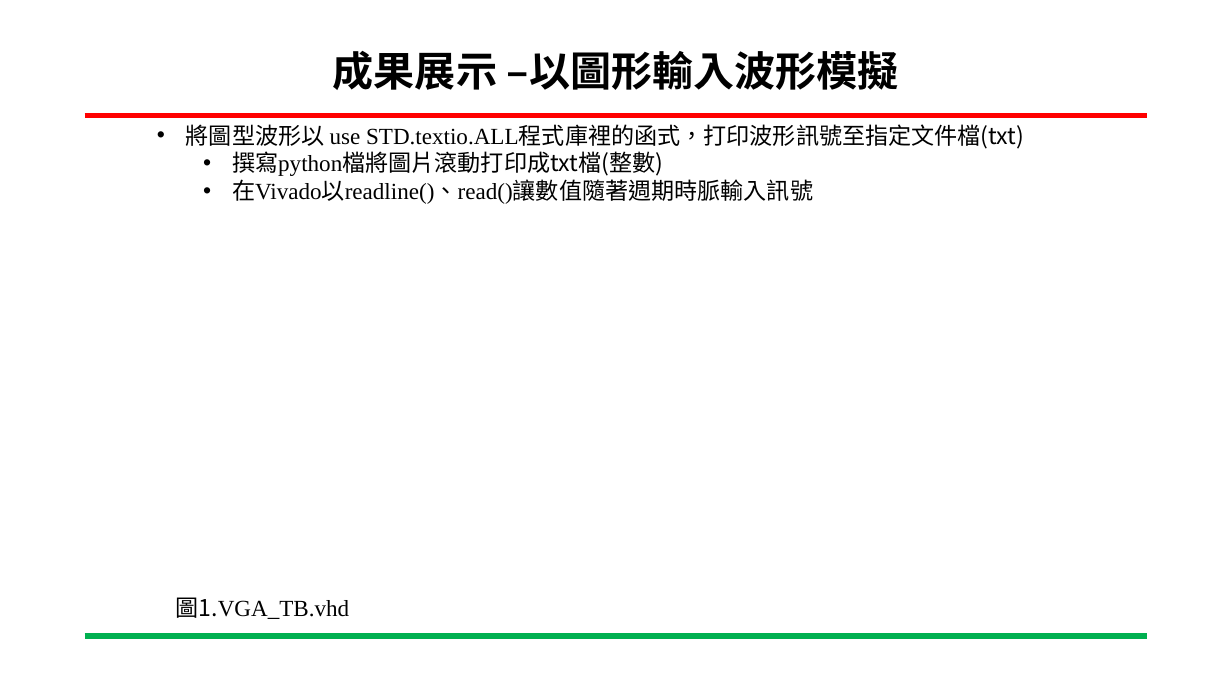
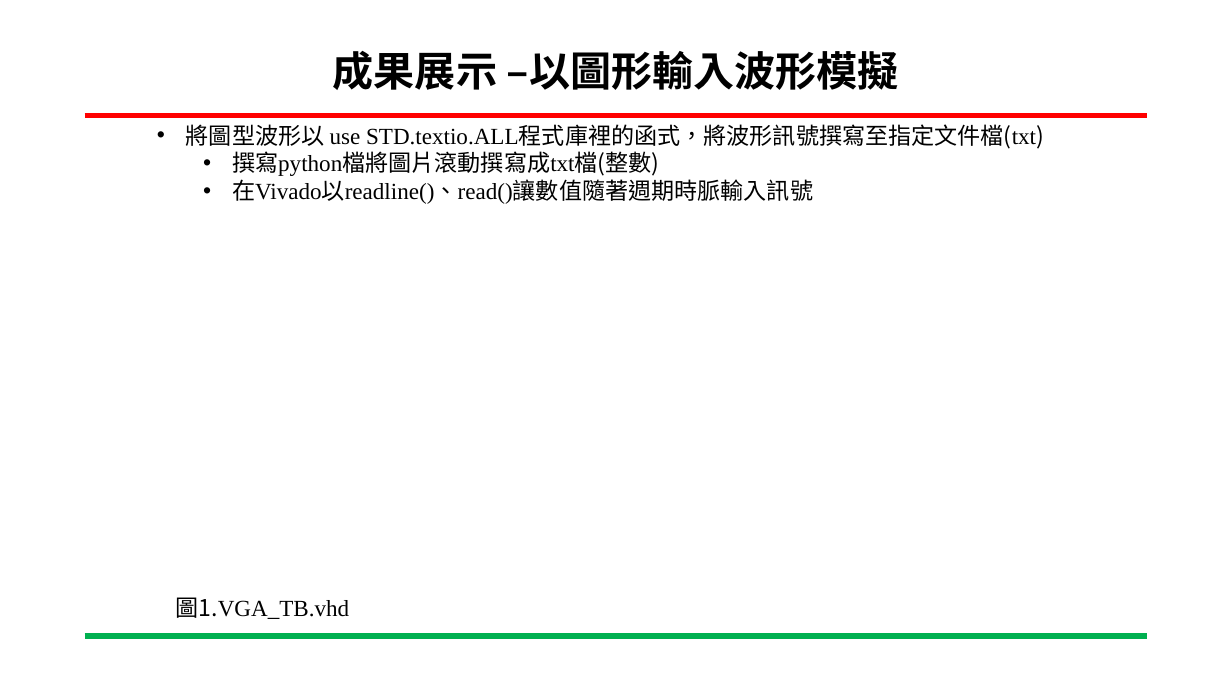
Before and after one commit to ing0331/FPGA, a slide deck: slide 18 of HW9_Harris_BRAM/N06-Tutorial/專案進度報告-Harris_BRAM-吳東穎-20230615.pptx (slide 19 before the commit). Drawn at 1232x693 pixels with LibreOffice and Linux fonts; fonts in the diff are those of the drawing; background and template pictures are left out. Boxes give left, top, right and bottom in pixels: in the first picture for what was removed or moved away, otherwise in the second. Text is boxed around its words. In the diff, an @@ line names an element or a change of style, - is before the commit and + after.

```diff
--- a/HW9_Harris_BRAM/N06-Tutorial/專案進度報告-Harris_BRAM-吳東穎-20230615.pptx
+++ b/HW9_Harris_BRAM/N06-Tutorial/專案進度報告-Harris_BRAM-吳東穎-20230615.pptx
@@ text at box(186, 124, 1044, 176): text changed @@
-• 將圖型波形以 use STD.textio.ALL程式庫裡的函式，打印波形訊號至指定文件檔(txt)
-  • 撰寫python檔將圖片滾動打印成txt檔(整數)
+• 將圖型波形以 use STD.textio.ALL程式庫裡的函式，將波形訊號撰寫至指定文件檔(txt)
+  • 撰寫python檔將圖片滾動撰寫成txt檔(整數)
```
Also in this commit, not shown: 17 other slides changed, 3 slides added, 3 slides removed, 3 other files.
